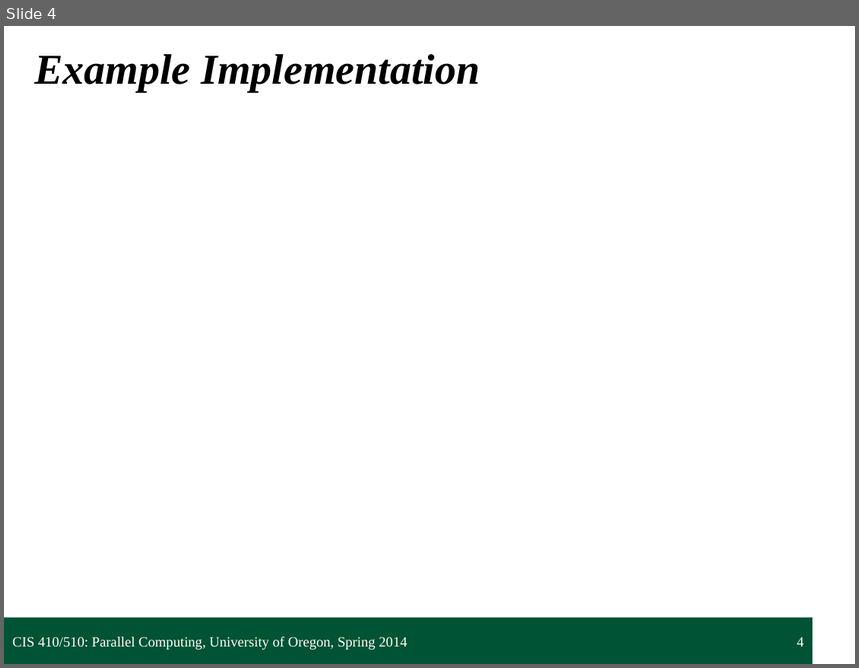
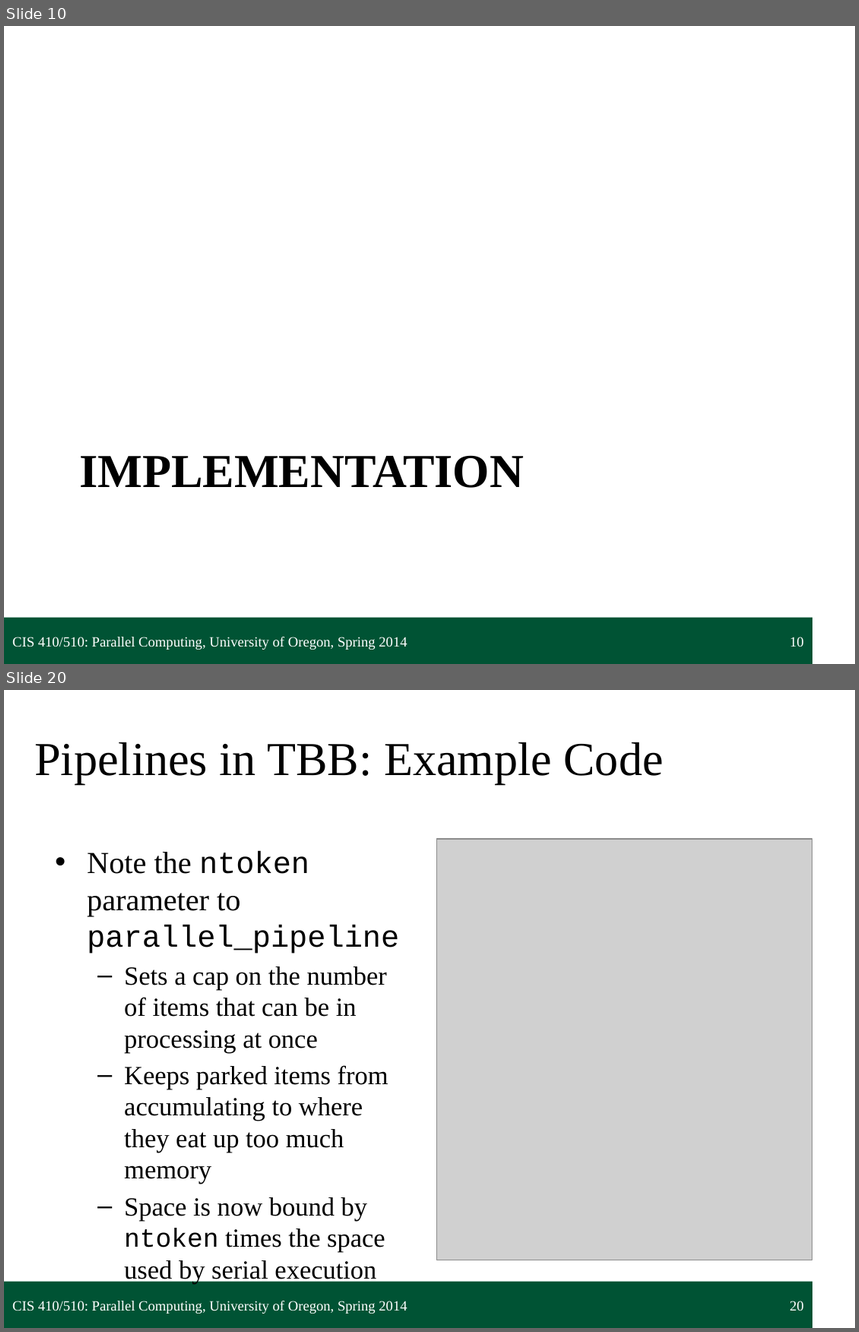
Before and after one commit to UOregonParallel/CourseMaterials, a slide deck: lecture_content/classSlides/6_pipelinePattern/pipelinePattern.pptx. Shown one above the other, each under a label of ours: slide 4 before the commit, slides 10 and 20 after it; the slides between them are not shown. The pictures are 859x668 and 859x1332 pixels, drawn with LibreOffice and Linux fonts; fonts in the diff are those of the drawing; grey boxes stand for pictures; background and template pictures are left out. Boxes give left, top, right and bottom in pixels: in the first picture for what was removed or moved away, otherwise in the second. Text is boxed around its words. In the diff, an @@ line names an element or a change of style, - is before the commit and + after.

Commit message:
Pipeline slides

```diff
--- a/lecture_content/classSlides/6_pipelinePattern/pipelinePattern.pptx
+++ b/lecture_content/classSlides/6_pipelinePattern/pipelinePattern.pptx
@@ slide 20 added at (4, 690, 855, 1328), background #FFFFFF; not listed: 1 template element that a slide beside it also shows @@
@@ title added at (34, 742, 663, 784), 40 pt, text #000000 @@
+Pipelines in TBB: Example Code
@@ picture added at (436, 839, 813, 1260) @@
@@ text added at (87, 851, 399, 1252), 22.2 pt, text #000000 @@
+• Note the ntoken parameter to parallel_pipeline
+  – Sets a cap on the number of items that can be in processing at once
+  – Keeps parked items from accumulating to where they eat up too much memory
+  – Space is now bound by ntoken times the space used by serial execution
@@ rectangle added at (508, 896, 579, 924), fill gradient #A4C4FF to #BFD4FF to #E6EEFF, outline #4B7EBC 0.75 pt @@
@@ text added at (12, 1301, 407, 1314), 12 pt, text #FFFFFF @@
+CIS 410/510: Parallel Computing, University of Oregon, Spring 2014
@@ page number added at (790, 1301, 804, 1311), 12 pt, text #FFFFFF @@
+20
@@ what was slide 4 is now slide 10 @@
@@ slide 10 changed as well @@
@@ title "IMPLEMENTATION" at (80, 455, 525, 488): vertical alignment middle to top @@
@@ title at (80, 455, 525, 488): text changed; size 36 to 40 pt; italic off @@
-Example Implementation
+IMPLEMENTATION
@@ page number at (790, 637, 804, 647): text changed @@
-4
+10
```
Also in this commit, not shown: 2 other slides changed, 24 other slides added.
